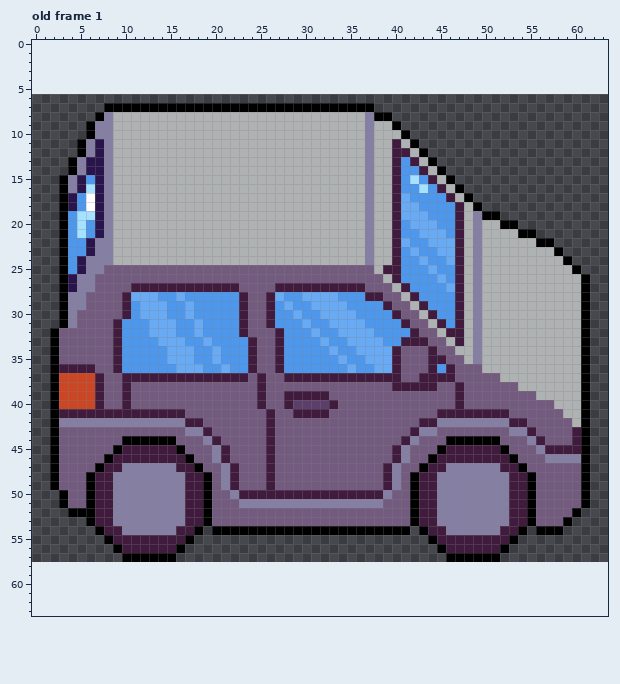
File history of a pixel-art file, 001-Frogger Game/assets/Car/Car.aseprite. Above is the file before it was changed.
64x52 pixels, 1 frame. Colours within 5 levels of each other are drawn and written as one. Shown: old frame 1. The old version is drawn lined up with the new one, on the new canvas. The commit also changed other frames, which this record leaves out.
And afterwards:
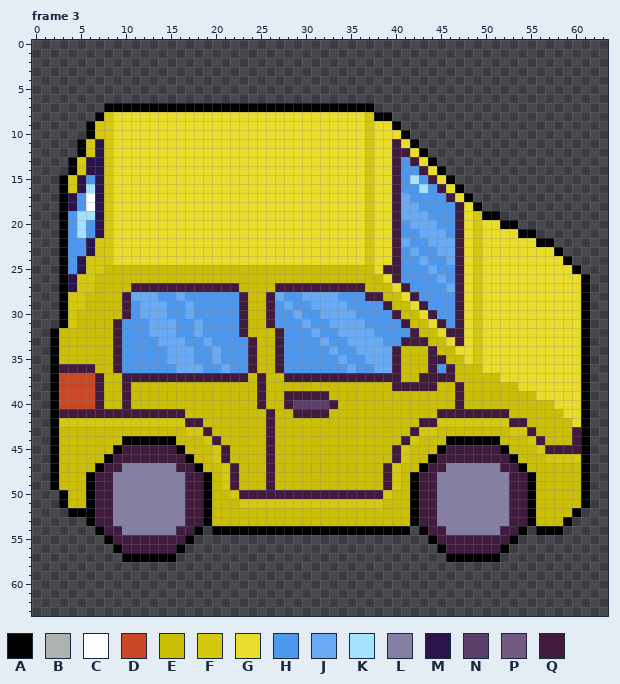
Palette (. is transparent): A #000000  B #afb2b3  C #ffffff  D #ca4624  E #cbbe06  F #d5c810  G #e9dc2b  H #4d97ed  J #69aaf5  K #a6e2ff  L #857fa4  M #29144c  N #5b3e6a  P #735b80  Q #411b3e
A new or re-ordered frame is compared with the old frame closest to it.
The edit:
canvas 64x52 -> 64x64, the old top-left corner now at 0,6
frames 1 -> 4
Changed rows in their new state; - is an unchanged pixel.
Frame 3 is new; against old frame 1:
first column x 3:
 8 -----FGGGGGGGGGGGGGGGGGGGGGGGGGGGGF-----------------------
 9 ----FFGGGGGGGGGGGGGGGGGGGGGGGGGGGGFGG---------------------
10 ----FFGGGGGGGGGGGGGGGGGGGGGGGGGGGGFGGG--------------------
11 ---F-FGGGGGGGGGGGGGGGGGGGGGGGGGGGGFGG-G-------------------
12 ---F-FGGGGGGGGGGGGGGGGGGGGGGGGGGGGFGG--G------------------
13 --F--FGGGGGGGGGGGGGGGGGGGGGGGGGGGGFGG---G-----------------
14 --F--FGGGGGGGGGGGGGGGGGGGGGGGGGGGGFGG----G----------------
15 -F---FGGGGGGGGGGGGGGGGGGGGGGGGGGGGFGG-----G---------------
16 -F---FGGGGGGGGGGGGGGGGGGGGGGGGGGGGFGG------G--------------
17 -----FGGGGGGGGGGGGGGGGGGGGGGGGGGGGFGG-------G-------------
18 -----FGGGGGGGGGGGGGGGGGGGGGGGGGGGGFGG--------G------------
19 -----FGGGGGGGGGGGGGGGGGGGGGGGGGGGGFGG--------GF-----------
20 -----FGGGGGGGGGGGGGGGGGGGGGGGGGGGGFGG--------GFGG---------
21 -----FGGGGGGGGGGGGGGGGGGGGGGGGGGGGFGG--------GFGGGG-------
22 ----FFGGGGGGGGGGGGGGGGGGGGGGGGGGGGFGG--------GFGGGGGG-----
23 ----FFGGGGGGGGGGGGGGGGGGGGGGGGGGGGFGG--------GFGGGGGGGG---
24 ---FFFGGGGGGGGGGGGGGGGGGGGGGGGGGGGFGG--------GFGGGGGGGGG--
25 ---FFEEEEEEEEEEEEEEEEEEEEEEEEEEEEEEG---------GFGGGGGGGGGG-
26 --FFEEEEEEEEEEEEEEEEEEEEEEEEEEEEEEEEG--------GFGGGGGGGGGGG
27 --FFEEEE------------EEEE----------EEEG-------GFGGGGGGGGGGG
28 -FFEEEE--------------EE-------------EEG------GFGGGGGGGGGGG
29 -FFEEEE--------------EE--------------EEG-----GFGGGGGGGGGGG
30 -FEEEEE--------------EE---------------EEG----GFGGGGGGGGGGG
31 -FEEEE---------------EE----------------EEG---GFGGGGGGGGGGG
32 EEEEEE---------------EEE----------------EEG--GFGGGGGGGGGGG
33 EEEEEE----------------EE-----------------EEG-GFGGGGGGGGGGG
34 EEEEEE----------------EE--------------EEE-EEGGFGGGGGGGGGGG
35 EEEEEE----------------EE--------------EEE--EEGFGGGGGGGGGGG
36 ----EE----------------EE--------------EEE---EEEGGGGGGGGGGG
37 -----EE--------------E-EE-------------EE----EEEEEGGGGGGGGG
38 -----EE-EEEEEEEEEEEEEE-EEEEEEEEEEEEEE-----EE-EEEEEEGGGGGGG
39 -----EE-EEEEEEEEEEEEEE-EE-----EEEEEEEEEEEEEE-EEEEEEEEGGGGG
40 -----EE-EEEEEEEEEEEEEE-EE------EEEEEEEEEEEEE-EEEEEEEEEEGGG
41 --------------EEEEEEEEE-EE----EEEEEEEEEEEE--------EEEEEEGG
42 FFFFFFFFFFFFFF--EEEEEEE-EEEEEEEEEEEEEEEE--FFFFFFFF--EEEEEG
43 EEEEEEEEEEEEEEFF-EEEEEE-EEEEEEEEEEEEEEE-FFEEEEEEEEFF-EEEE-
44 EEEEEEE------EEEF-EEEEE-EEEEEEEEEEEEEE-FEEE------EEEF-EEE-
45 EEEEEE--------EEEF-EEEE-EEEEEEEEEEEEE-FEEE--------EEEF----
46 EEEEE----------EEF-EEEE-EEEEEEEEEEEEE-FEE----------EEEFFFF
47 EEEE------------EEF-EEE-EEEEEEEEEEEE-FEE------------EEEEEE
48 EEE--------------EF-EEE-EEEEEEEEEEEE-FE--------------EEEEE
49 EEE--------------EF-EEE-EEEEEEEEEEEE-FE--------------EEEEE
50 -EE--------------EEF----------------FEE--------------EEEEE
51 -EE--------------EEEFFFFFFFFFFFFFFFFEEE--------------EEEEE
52 -----------------EEEEEEEEEEEEEEEEEEEEEE--------------EEEE-
53 -----------------EEEEEEEEEEEEEEEEEEEEEE--------------EEE--
Boxes around the changes in both pictures, in picture pixels (x1, y1, x2, y2):
changed: (59, 112, 581, 526)
